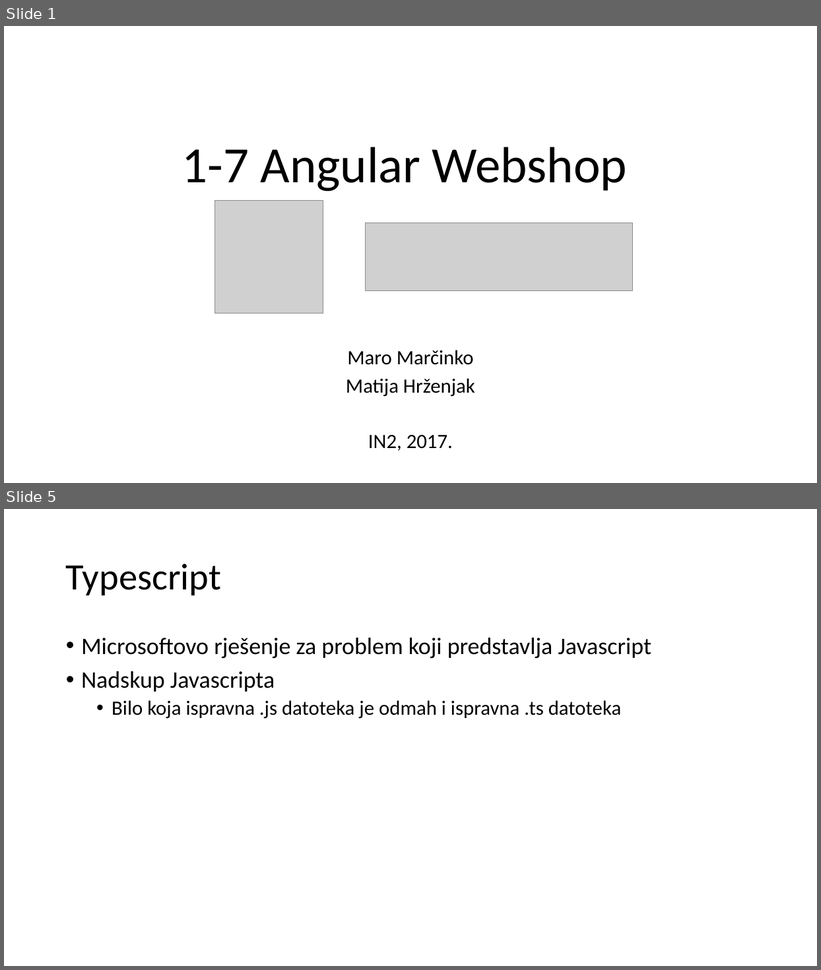
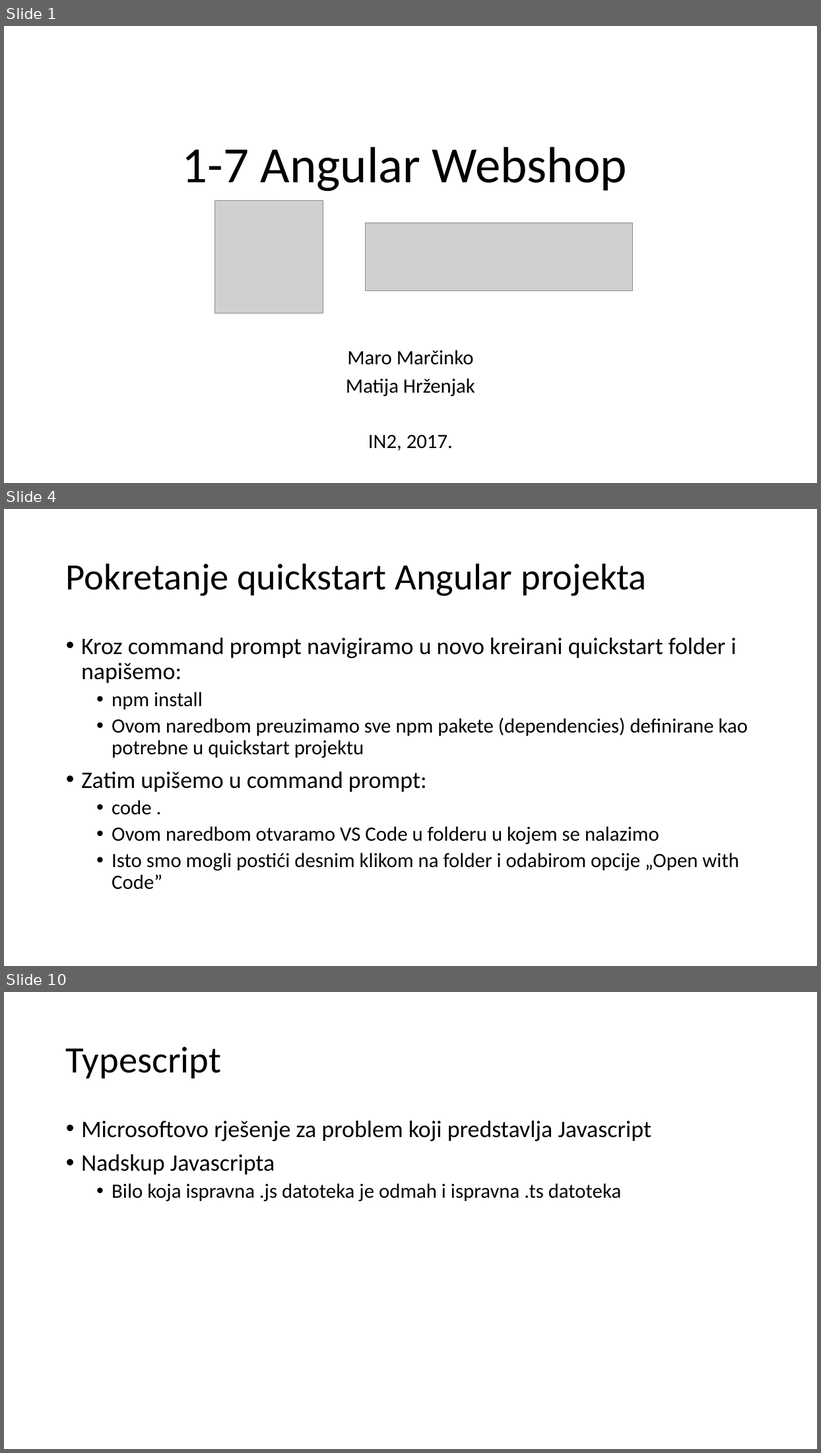
Before and after one commit to mmssniper/angular-workshop, a slide deck: prezentacije/1-7 Angular webshop.pptx. Shown one above the other, each under a label of ours: slides 1 and 5 before the commit, slides 1, 4 and 10 after it; the slides between them are not shown. The pictures are 821x970 and 821x1453 pixels, drawn with LibreOffice and Linux fonts; fonts in the diff are those of the drawing; grey boxes stand for pictures. Boxes give left, top, right and bottom in pixels: in the first picture for what was removed or moved away, otherwise in the second. Text is boxed around its words. In the diff, an @@ line names an element or a change of style, - is before the commit and + after.

Commit message:
Dorađena angular webshop prezentacija

```diff
--- a/prezentacije/1-7 Angular webshop.pptx
+++ b/prezentacije/1-7 Angular webshop.pptx
@@ slide 4 added at (4,509,817,966), background #FFFFFF @@
@@ title added at (66,563,646,596), 44 pt, text #000000 @@
+Pokretanje quickstart Angular projekta
@@ text added at (81,638,748,890), 24 pt, text #000000 @@
+• Kroz command prompt navigiramo u novo kreirani quickstart folder i napišemo:
+  • npm install
+  • Ovom naredbom preuzimamo sve npm pakete (dependencies) definirane kao potrebne u quickstart projektu
+• Zatim upišemo u command prompt:
+  • code .
+  • Ovom naredbom otvaramo VS Code u folderu u kojem se nalazimo
+  • Isto smo mogli postići desnim klikom na folder i odabirom opcije „Open with Code”
@@ what was slide 5 is now slide 10 @@
```
Also in this commit, not shown: 3 slides changed, 4 other slides added.
